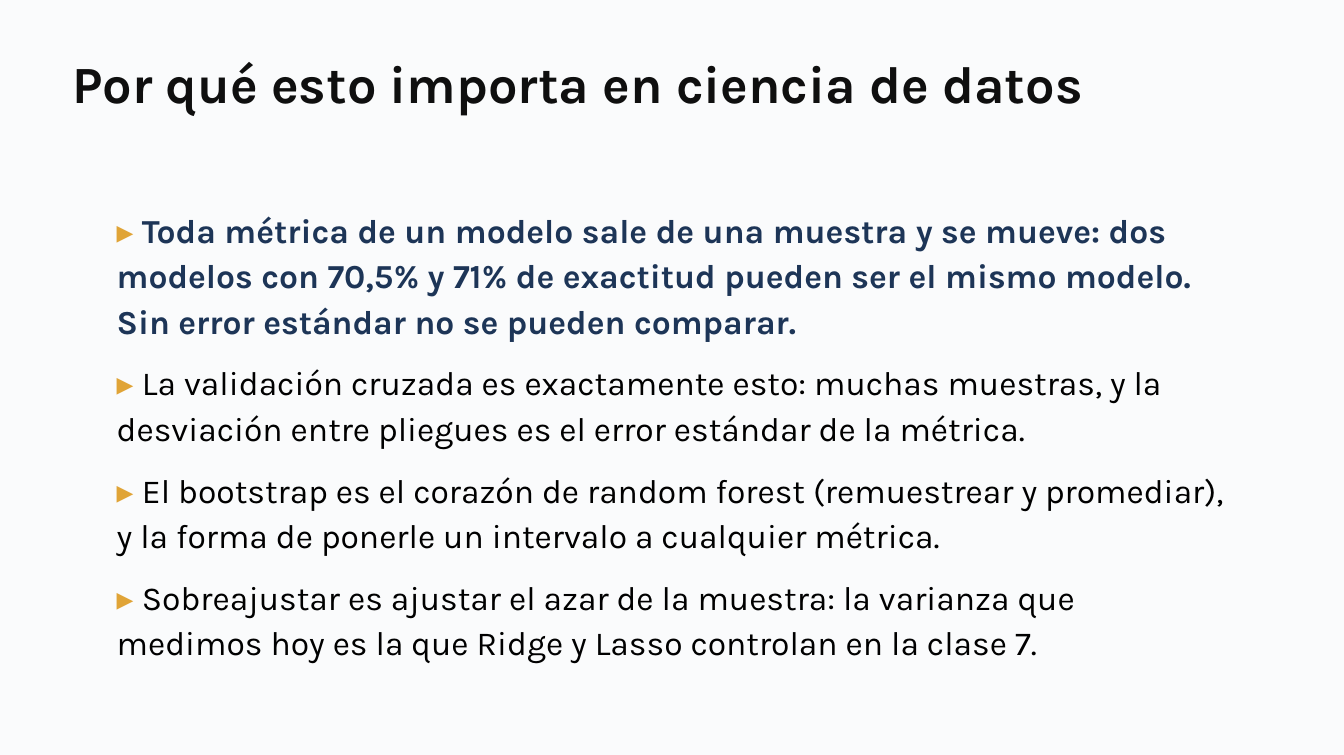
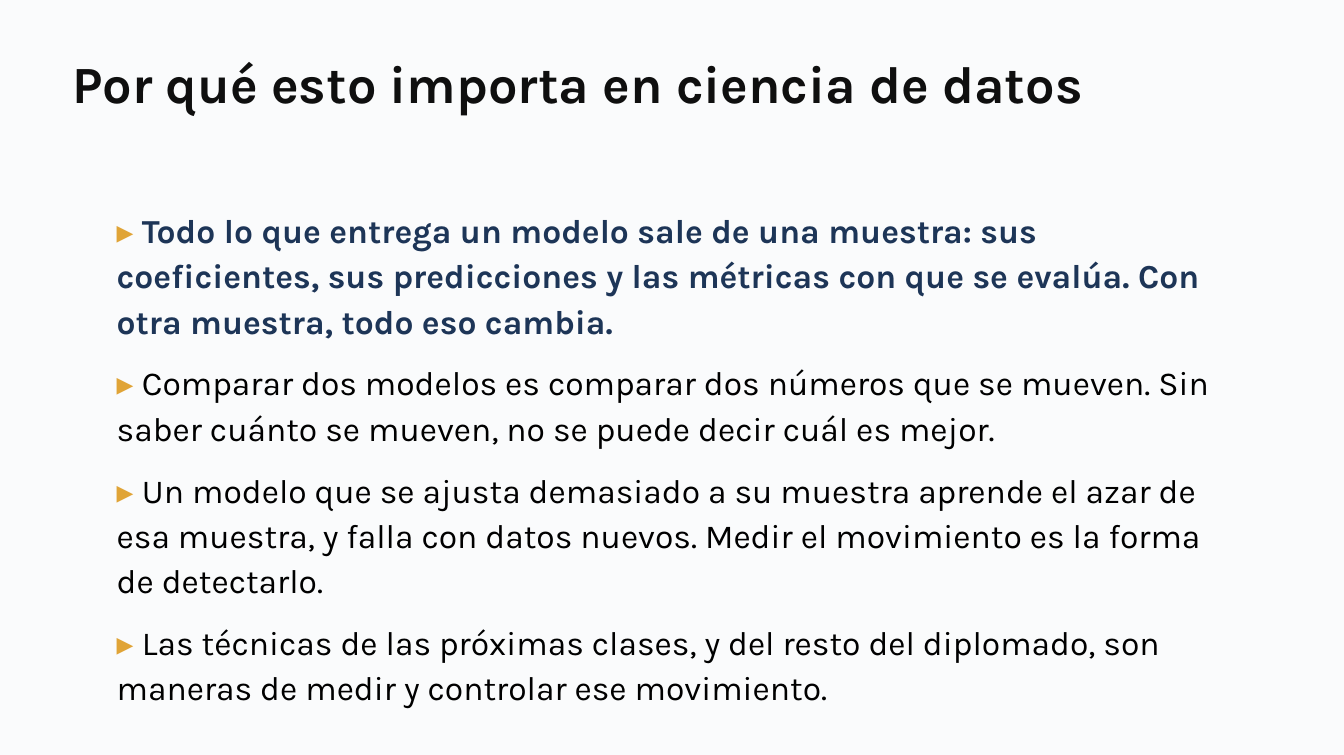
Before and after one commit to daniopitz/diplomado-cdd, a slide deck: slide 45 of presentaciones/clase05_probabilidad_inferencia.pptx. Drawn at 1344x755 pixels with LibreOffice and Linux fonts; fonts in the diff are those of the drawing. Boxes give left, top, right and bottom in pixels: in the first picture for what was removed or moved away, otherwise in the second. Text is boxed around its words. In the diff, an @@ line names an element or a change of style, - is before the commit and + after.

```diff
--- a/presentaciones/clase05_probabilidad_inferencia.pptx
+++ b/presentaciones/clase05_probabilidad_inferencia.pptx
@@ text at box(117, 220, 1209, 701): text changed @@
-▸ Toda métrica de un modelo sale de una muestra y se mueve: dos modelos con 70,5% y 71% de exactitud pueden ser el mismo modelo. Sin error estándar no se pueden comparar.
-▸ La validación cruzada es exactamente esto: muchas muestras, y la desviación entre pliegues es el error estándar de la métrica.
-▸ El bootstrap es el corazón de random forest (remuestrear y promediar), y la forma de ponerle un intervalo a cualquier métrica.
-▸ Sobreajustar es ajustar el azar de la muestra: la varianza que medimos hoy es la que Ridge y Lasso controlan en la clase 7.
+▸ Todo lo que entrega un modelo sale de una muestra: sus coeficientes, sus predicciones y las métricas con que se evalúa. Con otra muestra, todo eso cambia.
+▸ Comparar dos modelos es comparar dos números que se mueven. Sin saber cuánto se mueven, no se puede decir cuál es mejor.
+▸ Un modelo que se ajusta demasiado a su muestra aprende el azar de esa muestra, y falla con datos nuevos. Medir el movimiento es la forma de detectarlo.
+▸ Las técnicas de las próximas clases, y del resto del diplomado, son maneras de medir y controlar ese movimiento.
```
Also in this commit, not shown: 5 other files.
